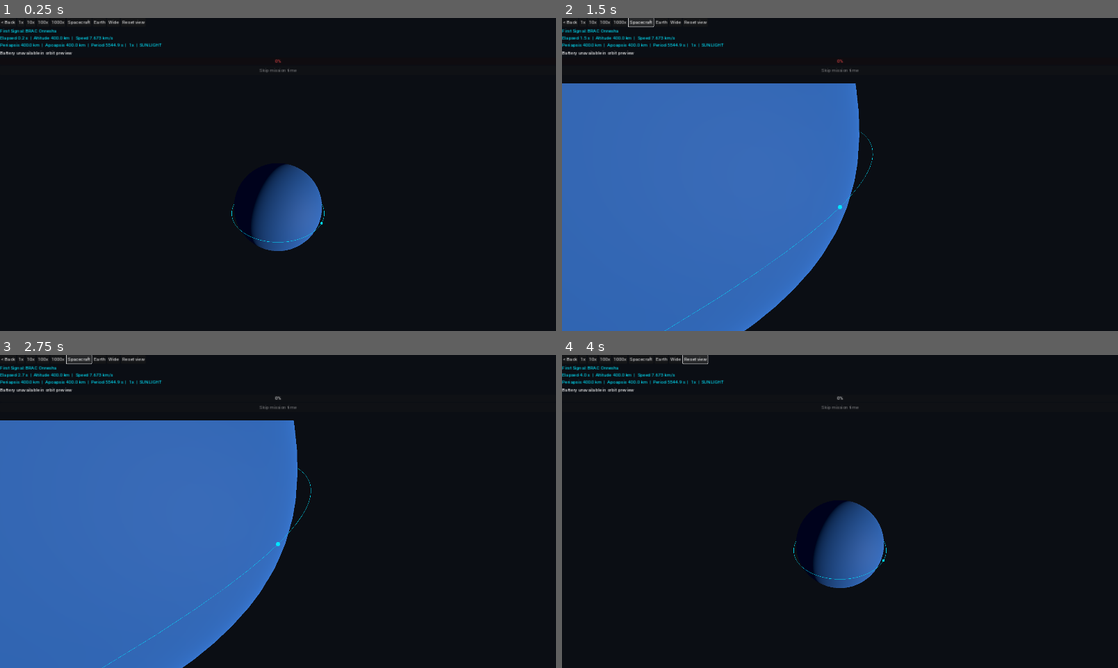
Above: before the commit, frames 1-4 (two rows, left to right).
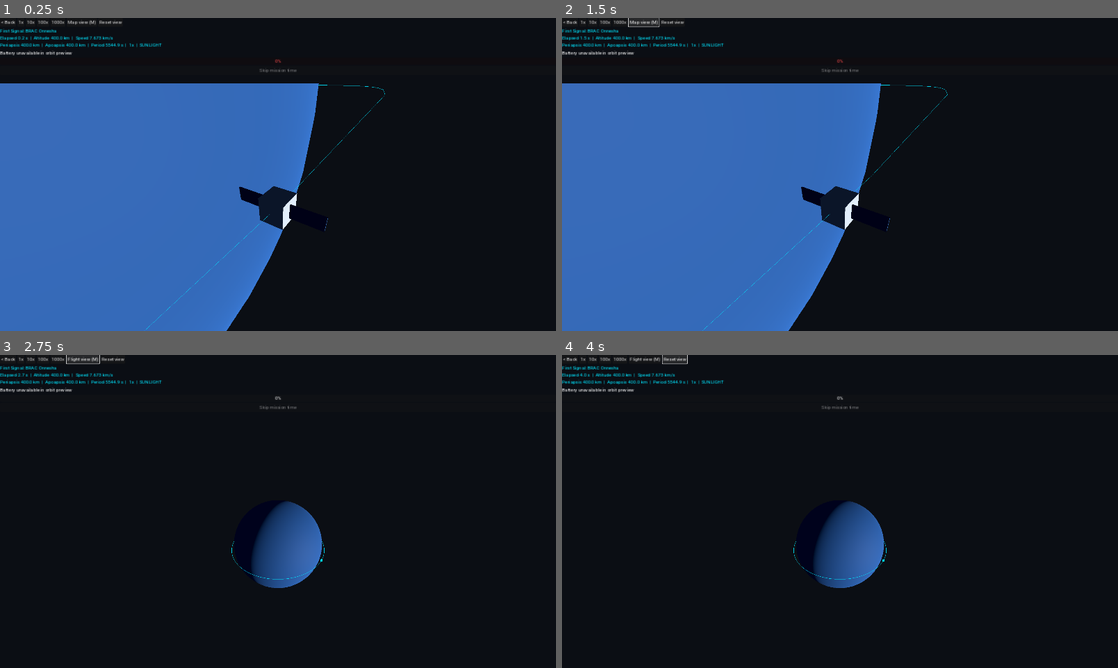
Above: after the commit, the same moments.

Repository: jahinhossain8573/spacebound
Game: Godot game, scene res://scenes/FlightView.tscn
Two runs of this game, one before a commit and one after it. Both use one fixed random seed, a clock stepped at 60 frames per second and the inputs below. This scene is started directly instead of the project's main scene.
Inputs (mouse positions are in pixels of both pictures, inside the frame that each line leads up to):
- Up to frame 1 (0.25 s): no input
- Up to frame 2 (1.5 s): click (639, 21) at 0.5 s, where only the run before the commit has a clickable "Spacecraft"; click (645, 21) at 1.25 s, where only the run after the commit has a clickable "Flight view (M)"
- Up to frame 3 (2.75 s): click (83, 358) at 2 s, where only the run after the commit has a clickable "Map view (M)"
- Up to frame 4 (4 s): click (662, 358) at 2.75 s, where only the run before the commit has a clickable "Earth"; click "Reset view" at 3.5 s

The runs differ from the first frame. In frame 1, 42% of the frame differs, in the area x 0-70%, y 0-100%; in frame 2, 3.2%; in frame 3, 40%; in frame 4, 0.2%.

Commit message:
Add spacecraft camera and map view

Diff:
--- a/scripts/FlightView.gd
+++ b/scripts/FlightView.gd
@@ -18,7 +18,12 @@
 var _yaw := 0.55
 var _pitch := 0.65
 var _distance := 190.0
-var _camera_mode := "Earth"
+var _camera_mode := "Spacecraft"
+var _map_view := false
+var _ship_camera := Vector3(0.55, 0.65, 0.18)
+var _map_camera := Vector3(0.55, 0.65, 190.0)
+var _craft_visual: Node3D
+var _map_button: Button
 var _dragging := false
 var battery_capacity_wh := 0.0
 var battery_charge_wh := 0.0
@@ -61,6 +66,15 @@
 				return
 		set_orbit(initial)
 	_initialize_power()
+	if GameManager.initial_orbit != null and GameManager.flight_elapsed_s > 0:
+		var fade := ColorRect.new()
+		fade.color = Color.BLACK
+		fade.mouse_filter = Control.MOUSE_FILTER_IGNORE
+		fade.set_anchors_and_offsets_preset(Control.PRESET_FULL_RECT)
+		add_child(fade)
+		var tween := create_tween()
+		tween.tween_property(fade, "modulate:a", 0.0, 1.0)
+		tween.tween_callback(fade.queue_free)
 
 func _build_scene() -> void:
 	var layout := VBoxContainer.new()
@@ -71,8 +85,10 @@
 	_add_button(buttons, "< Back", func(): get_tree().change_scene_to_file("res://scenes/MissionSelect.tscn"))
 	for level in WARP_LEVELS:
 		_add_button(buttons, "%dx" % level, set_warp.bind(level))
-	for preset in ["Spacecraft", "Earth", "Wide"]:
-		_add_button(buttons, preset, set_camera_preset.bind(preset))
+	_map_button = Button.new()
+	_map_button.text = "Map view (M)"
+	_map_button.pressed.connect(toggle_map_view)
+	buttons.add_child(_map_button)
 	_add_button(buttons, "Reset view", _reset_view)
 	_hud = Label.new()
 	_hud.add_theme_color_override("font_color", Color("00e5ff"))
@@ -136,6 +152,26 @@
 	_marker.material_override = cyan
 	_marker.visible = false
 	world.add_child(_marker)
+	_craft_visual = Node3D.new()
+	world.add_child(_craft_visual)
+	var craft := MeshInstance3D.new()
+	var body := BoxMesh.new()
+	body.size = Vector3(0.03, 0.03, 0.03)
+	craft.mesh = body
+	var white := StandardMaterial3D.new()
+	white.albedo_color = Color("d7e2ed")
+	craft.material_override = white
+	_craft_visual.add_child(craft)
+	for side in [-1, 1]:
+		var wing := MeshInstance3D.new()
+		var panel := BoxMesh.new()
+		panel.size = Vector3(0.04, 0.018, 0.002)
+		wing.mesh = panel
+		wing.position.x = side * 0.035
+		var solar := StandardMaterial3D.new()
+		solar.albedo_color = Color("235899")
+		wing.material_override = solar
+		_craft_visual.add_child(wing)
 	_camera = Camera3D.new()
 	_camera.current = true
 	_camera.far = 10000.0
@@ -218,7 +254,10 @@
 		_update_camera()
 		var pixels := maxf(1.0, float(_view.size.y))
 		var diameter := 8.0 * 2.0 * _camera.global_position.distance_to(_marker.global_position) * tan(deg_to_rad(_camera.fov) * 0.5) / pixels
-		_marker.scale = Vector3.ONE * maxf(0.5, diameter)
+		_marker.scale = Vector3.ONE * maxf(0.5, diameter) if _map_view else Vector3.ONE
+		_marker.visible = _map_view
+		_craft_visual.visible = not _map_view
+		_craft_visual.position = _marker.position
 
 func _update_position() -> void:
 	var pos: Vector2 = FlightSim.position_on_orbit_km(orbit.semi_major_axis_km, orbit.eccentricity, orbit.time_since_periapsis_s, orbit.mu)
@@ -236,10 +275,28 @@
 func is_in_eclipse(pos_km: Vector2) -> bool:
 	return pos_km.x < 0.0 and absf(pos_km.y) < FlightSim.R_EARTH_KM
 
+func toggle_map_view() -> void:
+	if orbit == null: return
+	if _map_view:
+		_map_camera = Vector3(_yaw, _pitch, _distance)
+		_yaw = _ship_camera.x
+		_pitch = _ship_camera.y
+		_distance = _ship_camera.z
+		_camera_mode = "Spacecraft"
+	else:
+		_ship_camera = Vector3(_yaw, _pitch, _distance)
+		_yaw = _map_camera.x
+		_pitch = _map_camera.y
+		_distance = _map_camera.z
+		_camera_mode = "Earth"
+	_map_view = not _map_view
+	_map_button.text = "Flight view (M)" if _map_view else "Map view (M)"
+	_update_camera()
+
 func set_camera_preset(value: String) -> void:
 	if orbit == null: return
 	_camera_mode = value
-	_distance = 20.0 if value == "Spacecraft" else 190.0
+	_distance = 0.18 if value == "Spacecraft" else 190.0
 	if value == "Wide":
 		_distance = maxf(190.0, orbit.semi_major_axis_km * (1.0 + orbit.eccentricity) * FlightSim.RENDER_SCALE * 3.2)
 	_update_camera()
@@ -259,7 +316,7 @@
 		if event.pressed: _view.grab_focus()
 		if event.button_index == MOUSE_BUTTON_RIGHT: _dragging = event.pressed
 		elif event.pressed and event.button_index in [MOUSE_BUTTON_WHEEL_UP, MOUSE_BUTTON_WHEEL_DOWN]:
-			_distance = clampf(_distance * (0.9 if event.button_index == MOUSE_BUTTON_WHEEL_UP else 1.1), 2.0, 5000.0)
+			_distance = clampf(_distance * (0.9 if event.button_index == MOUSE_BUTTON_WHEEL_UP else 1.1), 0.06, 5000.0)
 	elif event is InputEventMouseMotion and _dragging:
 		_yaw -= event.relative.x * 0.01
 		_pitch = clampf(_pitch + event.relative.y * 0.01, -1.4, 1.4)
@@ -269,10 +326,11 @@
 			KEY_RIGHT: _yaw += 0.1
 			KEY_UP: _pitch = maxf(-1.4, _pitch - 0.1)
 			KEY_DOWN: _pitch = minf(1.4, _pitch + 0.1)
-			KEY_EQUAL, KEY_PLUS, KEY_KP_ADD: _distance = maxf(2.0, _distance * 0.9)
+			KEY_EQUAL, KEY_PLUS, KEY_KP_ADD: _distance = maxf(0.06, _distance * 0.9)
 			KEY_MINUS, KEY_KP_SUBTRACT: _distance = minf(5000.0, _distance * 1.1)
 
 func _input(event: InputEvent) -> void:
+	if event is InputEventKey and event.pressed and not event.echo and event.keycode == KEY_M: toggle_map_view()
 	if event is InputEventMouseButton and event.button_index == MOUSE_BUTTON_RIGHT and not event.pressed: _dragging = false
 
 func _initialize_power() -> void:
--- a/scripts/Launch.gd
+++ b/scripts/Launch.gd
@@ -26,6 +26,11 @@
 var _warning: Label
 var _save_retry: Button
 var _failure_timer := 0.0
+var _camera_yaw := 0.44
+var _camera_pitch := 0.13
+var _camera_distance := 1.9
+var _camera_dragging := false
+var _launch_view: SubViewportContainer
 
 func _ready() -> void:
 	GameManager.state = GameManager.State.LAUNCH
@@ -88,6 +93,9 @@
 	_save_retry.pressed.connect(_retry_save)
 	layout.add_child(_save_retry)
 	var container := SubViewportContainer.new()
+	_launch_view = container
+	container.focus_mode = Control.FOCUS_ALL
+	container.gui_input.connect(_camera_input)
 	container.stretch = true
 	container.size_flags_vertical = Control.SIZE_EXPAND_FILL
 	layout.add_child(container)
@@ -320,8 +328,22 @@
 
 func _update_camera() -> void:
 	var target := _rocket.position + Vector3(0,rocket_height*0.5,0)
-	_camera.position = target + Vector3(rocket_height*0.8,rocket_height*0.25,rocket_height*1.7)
+	_camera.position = target + Vector3(sin(_camera_yaw)*cos(_camera_pitch), sin(_camera_pitch), cos(_camera_yaw)*cos(_camera_pitch)) * rocket_height * _camera_distance
 	_camera.look_at(target,Vector3.UP)
 
 func _unhandled_key_input(event: InputEvent) -> void:
 	if event is InputEventKey and event.pressed and not event.echo and event.keycode == KEY_SPACE: ignite()
+
+func _camera_input(event: InputEvent) -> void:
+	if event is InputEventMouseButton:
+		if event.pressed: _launch_view.grab_focus()
+		if event.button_index == MOUSE_BUTTON_RIGHT: _camera_dragging = event.pressed
+		elif event.pressed and event.button_index == MOUSE_BUTTON_WHEEL_UP: _camera_distance = maxf(0.35, _camera_distance * 0.9)
+		elif event.pressed and event.button_index == MOUSE_BUTTON_WHEEL_DOWN: _camera_distance = minf(8.0, _camera_distance * 1.1)
+	elif event is InputEventMouseMotion and _camera_dragging:
+		_camera_yaw -= event.relative.x * 0.01
+		_camera_pitch = clampf(_camera_pitch + event.relative.y * 0.01, -1.4, 1.4)
+	if _camera != null: _update_camera()
+
+func _input(event: InputEvent) -> void:
+	if event is InputEventMouseButton and event.button_index == MOUSE_BUTTON_RIGHT and not event.pressed: _camera_dragging = false
--- a/tests/test_orbit.gd
+++ b/tests/test_orbit.gd
@@ -18,6 +18,13 @@
 	check(flight.orbit != source and flight.orbit.semi_major_axis_km == 6771.0, "handoff copied")
 	check(flight._plotter.vertices.size() == 121 and flight._plotter.vertices[0].distance_to(flight._plotter.vertices[120]) < 0.001, "closed orbit line")
 	check(flight._plotter.material_override.vertex_color_use_as_albedo and flight._plotter.material_override.shading_mode == BaseMaterial3D.SHADING_MODE_UNSHADED, "orbit material")
+	check(not flight._map_view and flight._camera_mode == "Spacecraft", "flight starts focused on spacecraft")
+	flight._yaw = 1.1
+	flight._distance = 0.25
+	flight.toggle_map_view()
+	check(flight._map_view and flight._camera_mode == "Earth", "map view toggle")
+	flight.toggle_map_view()
+	check(not flight._map_view and is_equal_approx(flight._yaw, 1.1) and is_equal_approx(flight._distance, 0.25), "flight camera restored")
 	var period: float = sim.orbital_period_s(6771.0)
 	flight.set_warp(1000)
 	flight.advance_time(period / 1000.0)
